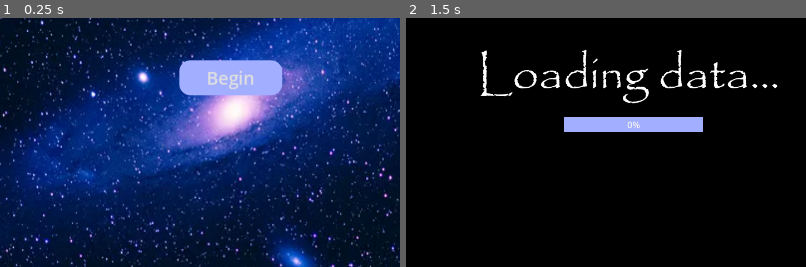
Above: before the commit, frames 1-2 (left to right).
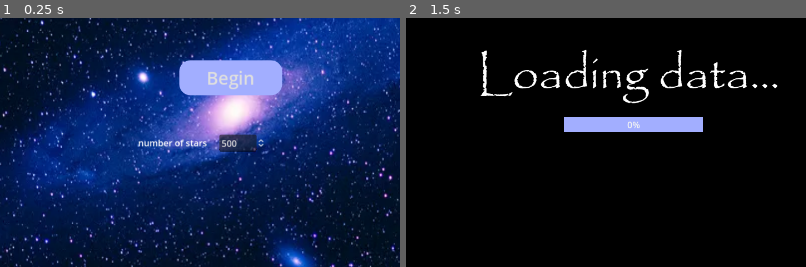
Above: after the commit, the same moments.

Repository: KingsSack/project-xenon-sky
Game: Godot game, scene res://main.tscn
The game is run twice, just before and just after one commit, with the same random seed, the same clock (stepped at 60 frames per second) and the same inputs.
Inputs (mouse positions are % of the whole screen's width and height, from its top left):
- Up to frame 1 (0.25 s): no input
- Up to frame 2 (1.5 s): click "Begin" at 0.5 s; click (11, 4) at 1.27 s; type "12" at 1.35 s
The pictures show only the part of the screen within x 21-71%, y 38-88%; the shares and areas given below are measured in that part.

The runs differ from the first frame. In frame 1, 1.0% of the frame differs, in the area x 34-66%, y 46-54%; in frame 2, nothing differs.

Commit message:
choose amount of stars to load

Diff:
--- a/menu.tscn
+++ b/menu.tscn
@@ -101,4 +101,23 @@
 text = "Begin"
 script = ExtResource("1_yrlt3")
 
+[node name="SpinBox" type="SpinBox" parent="Control"]
+layout_mode = 0
+offset_left = -21.0
+offset_top = 103.0
+offset_right = 62.0625
+offset_bottom = 134.0
+min_value = 500.0
+max_value = 500.0
+step = 100.0
+value = 500.0
+
+[node name="Label3" type="Label" parent="Control"]
+layout_mode = 0
+offset_left = -167.0
+offset_top = 106.0
+offset_right = -43.0
+offset_bottom = 129.0
+text = "number of stars"
+
 [connection signal="pressed" from="Control/Button" to="Control/Button" method="_on_begin_pressed"]
--- /dev/null
+++ b/scripts/chose_number_of_stars.gd
@@ -0,0 +1,6 @@
+extends SpinBox
+
+signal load_stars(amount)
+
+func _on_tree_exiting():
+	load_stars.emit(get_value())
--- a/scripts/load_app.gd
+++ b/scripts/load_app.gd
@@ -15,9 +15,10 @@
 
 var max_exoplanet_data := 80
 var exoplanet_data_recieved := 0
-var max_star_data := 1000
+var max_star_data:int
 var star_data_recieved := 0
-
+func _on_load_stars(amount):
+	max_star_data = amount
 signal exoplanet_data_loaded(data)
 signal star_data_loaded(data)
 
